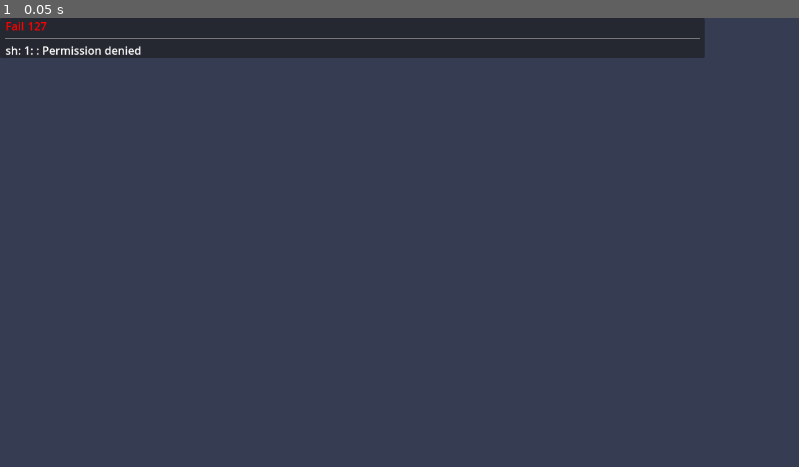
Above: before the commit, frame 1.
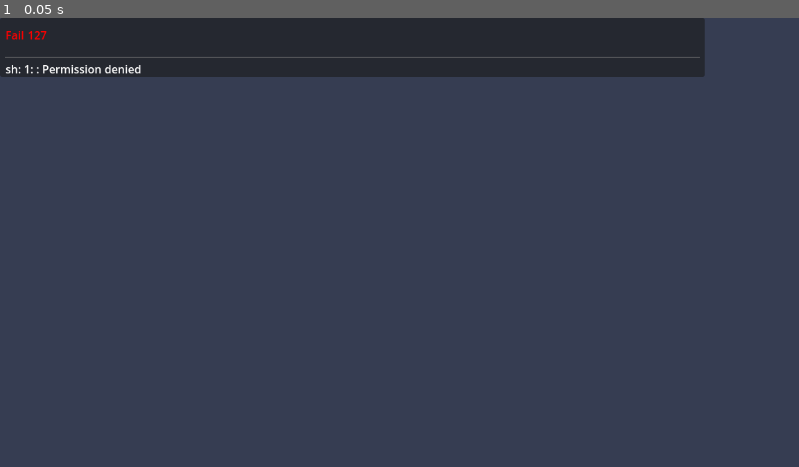
Above: after the commit, the same moment.

Repository: KoBeWi/Godot-Project-Builds
Game: Godot game, scene res://Nodes/Command.tscn
The game is run twice, just before and just after one commit, with the same random seed, the same clock (stepped at 60 frames per second) and the same inputs. This scene is started directly instead of the project's main scene.
Inputs:
- Up to frame 1 (0.05 s): no input

The runs differ from the first frame. In frame 1, 4.4% of the frame differs, in the area x 0-89%, y 0-14%.

Commit message:
Zipowańsko

Diff:
--- a/Nodes/Command.gd
+++ b/Nodes/Command.gd
@@ -2,6 +2,7 @@
 
 const COLLAPSED_SIZE = 5
 
+var task_text: String
 var command: String
 var arguments: PackedStringArray
 
@@ -19,6 +20,7 @@
 	#arguments.append(logpath)
 	#arguments.append("2>&1")
 	#%Command.text = command + " " + " ".join(arguments) + " > " + logpath + " 2>&1"
+	%TaskText.text = task_text
 	%Command.text = command + " " + " ".join(arguments)
 
 	thread = Thread.new()
@@ -57,7 +59,7 @@
 				expand_output()
 			else:
 				%OutputLabel.text = "\n".join(output_lines.slice(-COLLAPSED_SIZE - 1))
-				%ExpandButton.text %= output_lines.size()
+				%ExpandButton.text %= output_lines.size() - 5
 
 func expand_output() -> void:
 	%OutputLabel.text = "\n".join(output_lines)
--- a/Nodes/Command.tscn
+++ b/Nodes/Command.tscn
@@ -137,7 +137,7 @@
 [node name="Status" type="Label" parent="MarginContainer/VBoxContainer/HBoxContainer"]
 unique_name_in_owner = true
 layout_mode = 2
-size_flags_horizontal = 0
+size_flags_horizontal = 4
 text = "Executing Command"
 
 [node name="Code" type="Label" parent="MarginContainer/VBoxContainer/HBoxContainer"]
@@ -164,10 +164,21 @@
 frame = 6
 frame_progress = 0.150927
 
-[node name="Command" type="Label" parent="MarginContainer/VBoxContainer/HBoxContainer"]
-unique_name_in_owner = true
+[node name="VBoxContainer" type="VBoxContainer" parent="MarginContainer/VBoxContainer/HBoxContainer"]
 layout_mode = 2
 size_flags_horizontal = 3
+
+[node name="TaskText" type="Label" parent="MarginContainer/VBoxContainer/HBoxContainer/VBoxContainer"]
+unique_name_in_owner = true
+layout_mode = 2
+mouse_filter = 0
+text = "Task"
+horizontal_alignment = 1
+text_overrun_behavior = 3
+
+[node name="Command" type="Label" parent="MarginContainer/VBoxContainer/HBoxContainer/VBoxContainer"]
+unique_name_in_owner = true
+layout_mode = 2
 mouse_filter = 0
 text = "What"
 autowrap_mode = 2
@@ -190,5 +201,6 @@
 unique_name_in_owner = true
 layout_mode = 2
 
-[connection signal="gui_input" from="MarginContainer/VBoxContainer/HBoxContainer/Command" to="." method="_on_command_gui_input"]
+[connection signal="gui_input" from="MarginContainer/VBoxContainer/HBoxContainer/VBoxContainer/TaskText" to="." method="_on_command_gui_input"]
+[connection signal="gui_input" from="MarginContainer/VBoxContainer/HBoxContainer/VBoxContainer/Command" to="." method="_on_command_gui_input"]
 [connection signal="pressed" from="MarginContainer/VBoxContainer/Output/ExpandButton" to="." method="expand_output"]
--- a/Nodes/Task.gd
+++ b/Nodes/Task.gd
@@ -4,6 +4,9 @@
 var data: Dictionary
 
 func _get_task_name() -> String:
+	return "Empty Task"
+
+func _get_execute_string() -> String:
 	return "Empty Task"
 
 func _initialize(project_path: String):
@@ -29,3 +32,8 @@
 
 func _get_relevant_file_paths() -> PackedStringArray:
 	return PackedStringArray()
+
+func get_previous_task() -> Task:
+	if get_index() == 0:
+		return null
+	return get_parent().get_child(get_index() - 1)
--- a/Scenes/Execution.gd
+++ b/Scenes/Execution.gd
@@ -3,7 +3,7 @@
 @onready var task_limbo: Node2D = %TaskLimbo
 @onready var commands_container: VBoxContainer = %CommandsContainer
 
-var task_count: int
+var current_task_index: int
 var current_task: Task
 
 class CommandItem: # TODO: usunąć
@@ -34,20 +34,19 @@
 		task_instance.data = task["data"]
 		task_instance._load()
 
-		task_count += 1
-
 	#item.arguments = ["a", "X:/Godot/Projects/ProjectBuilds/Testing/ExportTarget/Build.zip", "X:/Godot/Projects/ProjectBuilds/Testing/ExportTarget/Game.exe", "X:/Godot/Projects/ProjectBuilds/Testing/ExportTarget/Game.pck"]
 
 	next_command()
 
 func next_command():
-	if task_count == 0:
+	if current_task_index == task_limbo.get_child_count():
 		return
 
-	current_task = task_limbo.get_child(0)
+	current_task = task_limbo.get_child(current_task_index)
 	current_task._prepare()
 
 	var command := preload("res://Nodes/Command.tscn").instantiate()
+	command.task_text = current_task._get_execute_string()
 
 	var command_text := current_task._get_command()
 	command_text = command_text.replace("%godot%", "godot_console")
@@ -58,18 +57,16 @@
 	command.fail.connect(on_success, CONNECT_ONE_SHOT | CONNECT_DEFERRED) ## TODO inny
 	commands_container.add_child(command)
 
-	task_count -= 1
+	current_task_index += 1
 
 func on_success():
 	current_task._cleanup()
-	current_task.free()
-
 	next_command()
 
-func output_process():
-	var output_file := FileAccess.open("res://log.txt", FileAccess.READ)
-
-	while not output_end:
-		print(output_file.get_line())
-
-		OS.delay_msec(1)
+#func output_process():
+	#var output_file := FileAccess.open("res://log.txt", FileAccess.READ)
+	#
+	#while not output_end:
+		#print(output_file.get_line())
+		#
+		#OS.delay_msec(1)
--- /dev/null
+++ b/Scripts/Tools/PackZIP.gd
@@ -0,0 +1,52 @@
+extends SceneTree
+
+var root_path: String
+
+func _init() -> void:
+	var args: Array[String]
+	args.assign(OS.get_cmdline_user_args())
+	if args.size() < 2:
+		printerr("Not enough arguments. Required 2 (at least one file path + ZIP name), received %d" % args.size())
+		quit(ERR_INVALID_PARAMETER)
+		return
+
+	var file_name: String = args.pop_back()
+	if not file_name.get_extension() == "zip":
+		file_name += ".zip"
+
+	root_path = args[0].get_base_dir()
+	if not root_path.ends_with("/"):
+		root_path = root_path + "/"
+
+	var zip := ZIPPacker.new()
+	var zip_path := root_path.path_join(file_name)
+	print("Creating ZIP file: %s" % zip_path)
+
+	var error := zip.open(zip_path)
+	if error != OK:
+		printerr("Creating failed, error %d" % error)
+		quit(error)
+		return
+
+	for file in args:
+		pack(zip, file)
+
+	zip.close()
+	print("Packing finished")
+
+	quit()
+
+func pack(zip: ZIPPacker, file: String):
+	var target_file := file.trim_prefix(root_path)
+
+	print("Packing file: %s" % target_file)
+	var data := FileAccess.get_file_as_bytes(file)
+	if data.is_empty():
+		var error := FileAccess.get_open_error()
+		printerr("Error reading file: %d" % error)
+		quit(error)
+		return
+
+	zip.start_file(target_file)
+	zip.write_file(data)
+	zip.close_file()
--- a/Tasks/ExportProjectFromTemplate.tscn
+++ b/Tasks/ExportProjectFromTemplate.tscn
@@ -13,6 +13,9 @@
 
 func _get_task_name() -> String:
 	return \"Export Project From Template\"
+
+func _get_execute_string() -> String:
+	return \"Export Project From Template (preset %s, template %s)\" % [data[\"preset\"], data[\"template\"]]
 
 func _get_command() -> String:
 	return \"%godot%\"
@@ -76,6 +79,7 @@
 
 	if not template[\"export_path\"].is_empty():
 		export_presets.set_value(new_section, \"export_path\", template[\"export_path\"])
+	set_export_path(export_presets.get_value(new_section, \"export_path\", \"\"))
 
 	new_section = \"preset.%d.options\" % custom_preset
 	section = \"preset.%d.options\" % base_preset
--- a/Tasks/ExportTask.gd
+++ b/Tasks/ExportTask.gd
@@ -1,6 +1,7 @@
 extends Task
 
 var preset_path: String
+var export_path: String
 
 func _initialize(project_path: String):
 	preset_path = project_path.path_join("export_presets.cfg")
@@ -10,3 +11,15 @@
 	if config_file.load(preset_path) == OK:
 		return config_file
 	return null
+
+func set_export_path(path: String):
+	if path.begins_with("res://"):
+		export_path = path.replace("res://", Data.project_path)
+	else:
+		export_path = Data.project_path.path_join(path)
+
+func _get_relevant_file_paths() -> PackedStringArray:
+	var paths: PackedStringArray
+	paths.append(export_path)
+	paths.append(export_path.get_basename() + ".pck")
+	return paths
--- a/Tasks/PackZIP.tscn
+++ b/Tasks/PackZIP.tscn
@@ -5,6 +5,29 @@
 
 func _get_task_name() -> String:
 	return \"Pack ZIP\"
+
+func _get_execute_string() -> String:
+	return \"Pack ZIP\"
+
+func _get_command() -> String:
+	return \"%godot%\"
+
+func _get_arguments() -> PackedStringArray:
+	var ret: PackedStringArray
+	ret.append(\"--headless\")
+
+	ret.append(\"--path\")
+	ret.append(ProjectSettings.globalize_path(\"res://\"))
+
+	ret.append(\"--script\")
+	ret.append(\"res://Scripts/Tools/PackZIP.gd\")
+
+	ret.append(\"--\")
+
+	ret.append_array(get_previous_task()._get_relevant_file_paths())
+	ret.append(\"test.zip\")
+
+	return ret
 "
 
 [node name="MakeZip" type="VBoxContainer"]
@@ -42,3 +65,10 @@
 popup/item_0/id = 0
 popup/item_1/text = "Custom"
 popup/item_1/id = 1
+
+[node name="Label3" type="Label" parent="GridContainer"]
+layout_mode = 2
+text = "Target File Name"
+
+[node name="LineEdit" type="LineEdit" parent="GridContainer"]
+layout_mode = 2
